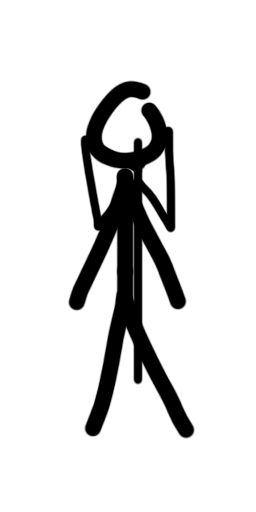
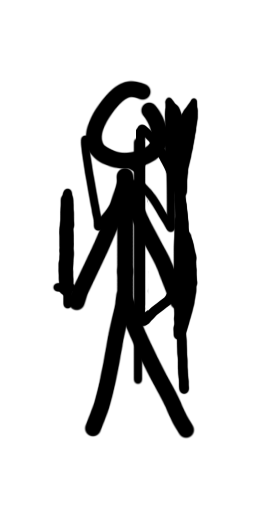
Layers edited between the first and the second 256x512 image:
added layer "Shortsword" in group "Weapon" over [52, 188, 75, 310]
added layer "Shield" in group "Weapon" over [172, 214, 198, 341]
added layer "Staff" in group "Weapon" over [164, 96, 199, 395]
added layer "Bow" in group "Weapon" over [136, 123, 190, 328]
added layer "Rope" in group "Weapon" over [136, 125, 146, 326]
